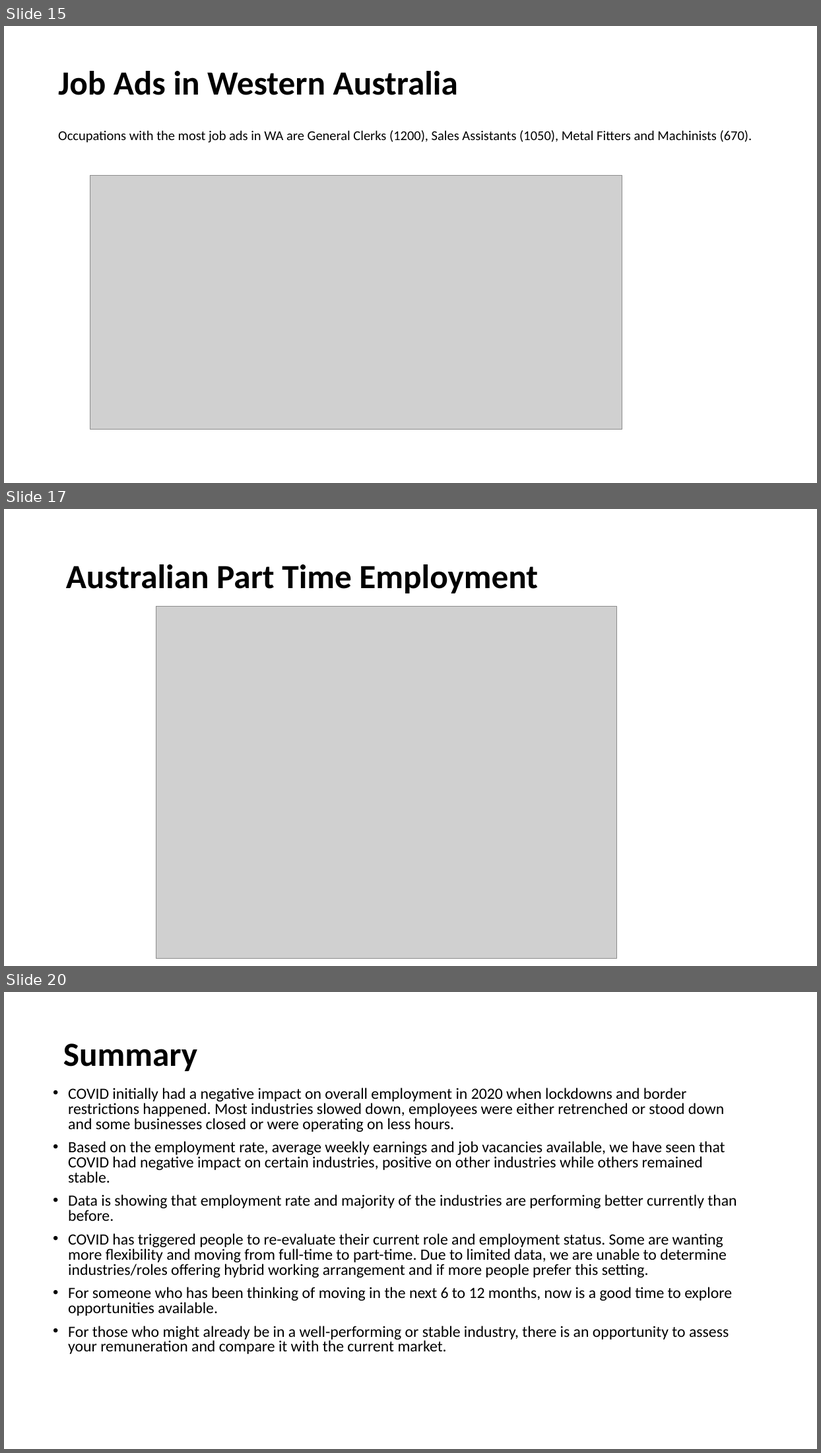
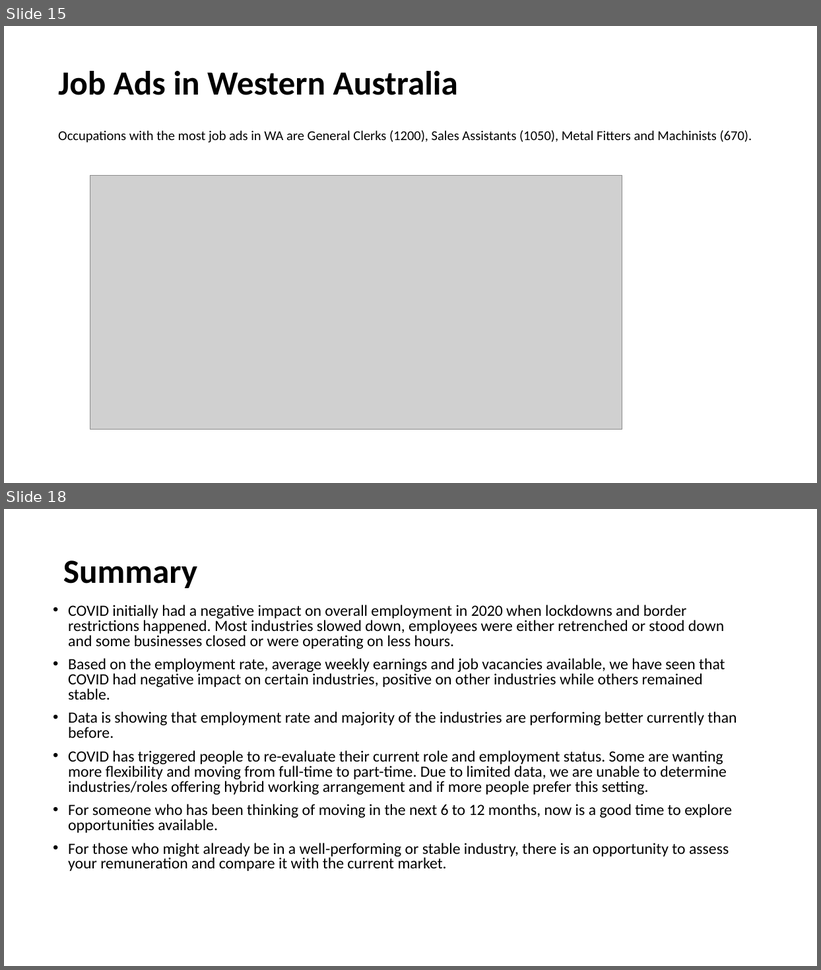
Before and after one commit to CarmenK2/GroupProject1, a slide deck: Final PPT Presentation.pptx. Shown one above the other, each under a label of ours: slides 15, 17 and 20 before the commit, slides 15 and 18 after it; the slides between them are not shown. The pictures are 821x1453 and 821x970 pixels, drawn with LibreOffice and Linux fonts; fonts in the diff are those of the drawing; grey boxes stand for pictures. Boxes give left, top, right and bottom in pixels: in the first picture for what was removed or moved away, otherwise in the second. Text is boxed around its words. In the diff, an @@ line names an element or a change of style, - is before the commit and + after.

```diff
--- a/Final PPT Presentation.pptx
+++ b/Final PPT Presentation.pptx
@@ slide 17 removed at (4, 509, 817, 966), background #FFFFFF @@
@@ title removed at (66, 564, 538, 593) @@
-Australian Part Time Employment
@@ picture removed at (156, 607, 617, 958) @@
@@ what was slide 20 is now slide 18 @@
```
Also in this commit, not shown: 2 slides added, 3 other slides removed.
